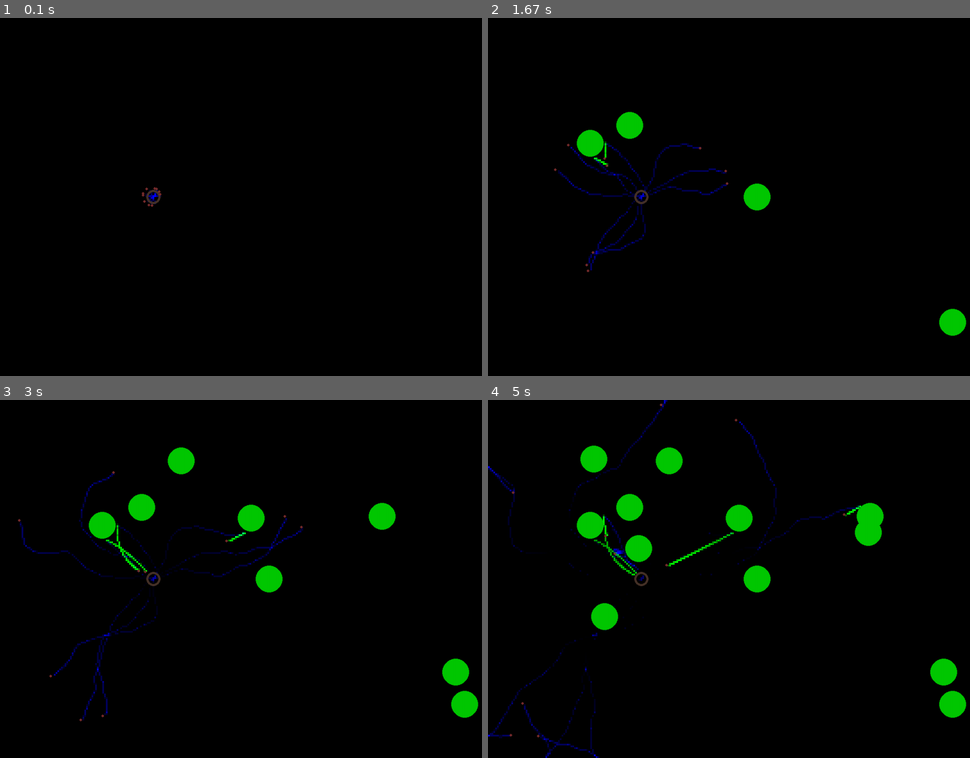
Above: before the commit, frames 1-4 (two rows, left to right).
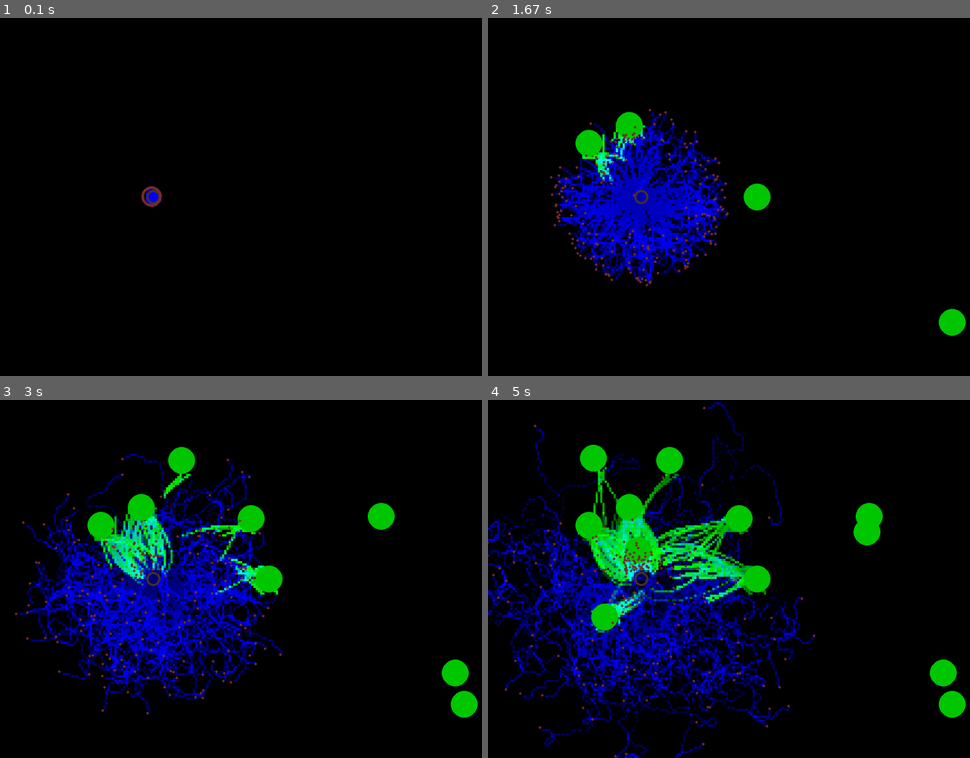
Above: after the commit, the same moments.

Repository: lucasthierry17/Ant_Project
Game: pygame game, started from Phero.py
Two runs of this game, one before a commit and one after it. Both use one fixed random seed, a clock stepped at 60 frames per second and the inputs below.
Inputs (mouse positions are in pixels of both pictures, inside the frame that each line leads up to):
- Up to frame 1 (0.1 s): no input
- Up to frame 2 (1.67 s): click (757, 197) at 0.38 s; click (589, 143) at 0.72 s; click (955, 322) at 1.05 s; click (627, 125) at 1.38 s
- Up to frame 3 (3 s): click (250, 518) at 1.72 s; click (183, 460) at 2.05 s; click (457, 672) at 2.42 s; click (380, 514) at 2.92 s
- Up to frame 4 (5 s): click (594, 457) at 3.25 s; click (603, 618) at 3.75 s; click (637, 550) at 4.32 s; click (868, 532) at 4.65 s

The runs differ from the first frame. In frame 1, 0.1% of the frame differs, in the area x 29-34%, y 47-53%; in frame 2, 9.9%; in frame 3, 17%; in frame 4, 22%, in the area x 0-100%, y 0-100%.

Commit message:
Modifying the ant movement

Diff:
--- a/Phero.py
+++ b/Phero.py
@@ -4,15 +4,18 @@
 import random
 
 WIDTH, HEIGHT = 1200, 800
-num_ants = 10
-PRATIO = 4 # ratio between screen and phero_grid
+max_distance = 0
+num_ants = 200
+PRATIO = 5 # ratio between screen and phero_grid
 nest = (WIDTH // 3.5, HEIGHT // 2)
 VSYNC = True
 SHOWFPS = True
 food_sources = []
-ALPHA = 7
-BETA = 1
-PHERO_THRESH = 5
+ALPHA = 5
+BETA = 0.5
+PHERO_THRESH = 70
+EVAPURATION_RATE = 0.8
+STEPSIZE = 2
 ant_positions_home = np.zeros((num_ants + 1, 2), dtype=int)
 ant_positions_home[-1] = nest
 amnt_food = len(food_sources)
@@ -35,6 +38,7 @@
         self.search_for_food = False
         self.alpha = ALPHA
         self.beta = BETA
+        self.coming_from_food_source = None
         self.backend_pheromones_home = np.full((num_ants+1), 1)
         self.backend_pheromones_home[-1] = 100
         self.backend_pheromones_food = np.full((num_ants+len(food_sources)),0)
@@ -42,138 +46,181 @@
 
 
 
-    def get_pheromone_positions(self):
-        '''
-        Getting the positions on the board where the Pheromon Value is greater than the Threshold.
-        Also getting the actual pheromone value at those Positions
-        '''
-        # Assuming PHERO_THRESH is defined somewhere in your code
-        high_phero = np.argwhere(self.phero.img_array[:, :, 1] > PHERO_THRESH)
-
-        print(f"High Phero:\n{high_phero}")
-        phero_positions = np.array(list(zip(high_phero[:, 0], high_phero[:, 1])))
-        print(f"Phero Positions:\n{phero_positions}")
-
-        high_phero_differences = phero_positions - self.rect.center
-        high_phero_distances = np.linalg.norm(high_phero_differences, axis=1)
-        print(f"Phero Distances:\n{high_phero_distances}")
-
-        # Assuming food_sources is defined somewhere in your code
-        # You might need to adjust the length based on your actual requirements
-        phero_values = high_phero_distances / 10
-        #print(f"Unrounded Distances:\n{1000 / high_phero_distances}")
-
-        # Print or use phero_values as needed
-        print(f"Pheromone Values:\n {phero_values}")
-
-        return phero_positions, phero_values
+    def get_pheromone_positions(self, color='green'):
+
+        # Getting all the positions that are greater than the Pheromone Threshold
+        if color == 'green':
+            high_phero_positions = np.argwhere(self.phero.img_array[:, :, 1] > PHERO_THRESH)
+        elif color == 'blue':
+            high_phero_positions = np.argwhere(self.phero.img_array[:, :, 2] > PHERO_THRESH)
+
+        # Getting the actual values on those positions
+        phero_values = self.phero.img_array[high_phero_positions[:, 0], high_phero_positions[:, 1], 1]
+
+        return high_phero_positions, phero_values
+
+
+    def get_nearest_food_source(self):
+        nearest_food_source = None
+        min_distance_food = float('inf')  # Setze min_distance_food auf unendlich zu Beginn
+
+        # If the ant has no food origin it should follow the nearest food source
+
+        for food_source in food_sources:
+            food_source = np.array(food_source) * PRATIO
+
+            distance_food = np.linalg.norm(food_source - self.rect.center)
+
+            if distance_food < min_distance_food:
+                min_distance_food = distance_food
+                nearest_food_source = food_source
+
+        return nearest_food_source
+
+
+
+    def colony_optimization(self, positions, pheromones, alpha=ALPHA, beta=BETA, divident=3):
+
+        # Getting Differences between the positions and the ant itself
+        differences = positions - self.rect.center
+        #print(f"Positions:\n{positions}")
+        #print(f"Nest:\n{nest}")
+        #print(f"differences:\n{differences}")
+        # Calculation of eta, which contains the actual distance to those positions
+        eta = np.linalg.norm(differences, axis=1)
+        #print(f"eta:\n{eta}")
+        #print(f"pheromones:\n{pheromones}")
+        # Total forr the nominator
+        total = sum((pheromones ** alpha) * (eta ** beta))
+
+        # Calculating the probabilities
+        probabilities = ((pheromones ** alpha) * (eta ** beta)) / total
+        #print(f"probabilities:\n{probabilities}")
+        cumulative_probs = np.cumsum(probabilities)
+        random_value = np.random.rand()
+        selected_position_index = np.searchsorted(cumulative_probs, random_value)
+        direction_vector = differences[selected_position_index] / (eta[selected_position_index] / divident)
+        #print(f"Probs:\n{probabilities}")
+        #print(f"selected_direction_vector: {differences[selected_position_index]}\nThe Position which was given:{positions[selected_position_index]}")
+        return direction_vector
 
 
     def update(self):
+        global max_distance
         scaled_pos = (int(self.x / PRATIO), int(self.y / PRATIO))
+
         # Move the ant
-
-
         if self.has_food: # ant has food
             distance = self.calculate_distance(scaled_pos, ((nest[0] / PRATIO), (nest[1] / PRATIO)))
+            if distance > max_distance:
+                max_distance = distance
+
             if distance < 5: # ant has reached the nest
                 self.has_food = False
-                """
-                elif distance > 30 or self.phero.img_array[scaled_pos][2] < 75:
-                    self.desireDir = pygame.Vector2(nest[0] - self.x, nest[1] - self.y).normalize() # go towards the nest
-
-                    random_angle = random.uniform(-50, 50)
-                    self.desireDir.rotate_ip(random_angle)
-                    # Blend the straight direction with the random direction
-
-                else:
-                    self.desireDir = pygame.Vector2(nest[0] - self.x, nest[1] - self.y).normalize() # go towards the nest
-                """
-            else:
-
-                # Calculation of all differences from the ants current position to the others
-                differences = ant_positions_home - self.rect.center
-                #print(f"Alle Richtungsvektoren:\n{differences}")
-
-                # Calculation of the actual distanc
-                eta = np.linalg.norm(differences, axis=1)
-
-                # Total for the nominator:
-                total = sum((self.backend_pheromones_home ** self.alpha) * (eta ** self.beta))
-
-                # Calculating the Probabilities:
-                probs = ((self.backend_pheromones_home ** ALPHA) * (eta ** BETA)) / total
-                #print(f"Wahrscheinlichkeiten: {probs}")
-                # Choosing the next direction according to the calculated probs
-                cumulative_probs = np.cumsum(probs)
-                random_value = np.random.rand() # Random Value between 0 and 1
-                selected_position_index = np.searchsorted(cumulative_probs, random_value)
-                #print(f"Ausgesuchte Position: {selected_position_index}")
-                # Richtungsvektor wird ausgesucht und durch den eigenen halbierten Betrag des Richtungsvektors dividiert
-                direction_vector = differences[selected_position_index] / (eta[selected_position_index] / 3)
-
-                # Checking for negative Values:
-
-                #print(f"Direction Vector: {direction_vector}")
-                #print(f"Der Punkt zuvor: ({self.x}, {self.y})")
+
+            elif self.phero.img_array[scaled_pos[0] % self.phero.img_array.shape[0], scaled_pos[1] % self.phero.img_array.shape[1]][2] > 10 or self.has_food:
+
+                pheromone_position, pheromone_values = self.get_pheromone_positions(color='blue')
+                pheromone_position = pheromone_position * PRATIO
+
+                # Sobald die Distanz zum Pheromon groß genug ist wird self.searcg_for_food auf False gesetztt:
+                min_distance_phero = 0
+                distances_phero = pheromone_position - self.rect.center
+                distances_phero = np.linalg.norm(distances_phero, axis=0)
+
+                indices =  np.where(distances_phero < 10)
+                pheromone_position = pheromone_position[indices]
+                pheromone_values = pheromone_values[indices]
+                #print(f"Pheromon Werte bevorr nest:\n{pheromone_values}")
+
+                pheromone_position = np.append(pheromone_position, [np.array(nest)], axis=0)
+                pheromone_values = np.append(pheromone_values, 1000)
+                direction_vector = self.colony_optimization(pheromone_position, pheromone_values)
+
                 self.x += direction_vector[0]
                 self.y += direction_vector[1]
-                #print(f"Der neue Punkt: ({self.x}, {self.y})")
-                self.phero.img_array[scaled_pos] += (0, 100, 0) # update pheromones
+
+                #self.phero.img_array[scaled_pos] += (0, 100, 0) # update pheromones
+            pheromone_value = 255 * (distance / max_distance)
+            if pheromone_value > 255:
+                pheromone_value = 255
+            self.phero.img_array[scaled_pos] += (0, pheromone_value, 0)
 
 
         else: # ant has no food
+
             if food_sources:
                 for i,food in enumerate(food_sources):
                     distance = self.calculate_distance(scaled_pos, food)
 
-                    if distance < 9: # reaches the food source
+                    if distance < 7: # reaches the food source
                         self.has_food = True
+                        self.coming_from_food_source = self.get_nearest_food_source()
+                        food = self.coming_from_food_source / PRATIO
+
+                        self.search_for_food = False
                         break
 
 
-                    elif self.phero.img_array[scaled_pos][1] > 20: # smells and goes to the food
+                    elif self.phero.img_array[scaled_pos[0] % self.phero.img_array.shape[0], scaled_pos[1] % self.phero.img_array.shape[1]][1] > 10 or self.search_for_food: # smells and goes to the food
+
                         #self.desireDir = pygame.Vector2(food[0] - scaled_pos[0], food[1] - scaled_pos[1])
                         food_index = i + amnt_food
+                        self.search_for_food = True
 
                         pheromone_position, pheromone_values = self.get_pheromone_positions()
-                        pheromone_position[food_index] = np.array(food) * PRATIO
-                        distance_ant_food = np.linalg.norm(self.rect.center - (np.array(food)) * PRATIO)
-                        print(f"Distance_ant_food:\n{distance_ant_food}")
-
-                        if distance_ant_food < 50:
-                            pheromone_values[food_index] = 0
+                        pheromone_position = pheromone_position * PRATIO
+
+                        # Sobald die Distanz zum Pheromon groß genug ist wird self.searcg_for_food auf False gesetztt:
+                        min_distance_phero = 0
+                        distances_phero = pheromone_position - self.rect.center
+                        distances_phero = np.linalg.norm(distances_phero, axis=1)
+
+                        indices =  np.where(distances_phero < 100)
+                        pheromone_position = pheromone_position[indices]
+                        pheromone_values = pheromone_values[indices]
+                        #print(f"Distances_phero: {distances_phero}")
+
+                        min_distance_phero = np.min(distances_phero)
+                        if min_distance_phero > 10:
+                            self.search_for_food = False
+                            self.coming_from_food_source = None
+
+                        # Looking for the nearest food_source:
+
+                        #print(f"self.coming_from_food_source: {self.coming_from_food_source}")
+                        nearest_food_source = None
+                        # If the ant has no food origin it should follow the nearest food source
+                        if not np.any(self.coming_from_food_source):
+                            nearest_food_source = self.get_nearest_food_source()
+                            pheromone_position = np.append(pheromone_position, [np.array(nearest_food_source)], axis=0)
+                            #print(f"Pheromone_position:\n{pheromone_position}\n food_position: {nearest_food_source}")
+                            pheromone_values = np.append(pheromone_values, 10000)
+                            #print(f"Pheromone_value:\n{pheromone_values}"
+                            direction_vector = self.colony_optimization(positions=pheromone_position, pheromones=pheromone_values, divident=1)
+
+                        elif np.any(self.coming_from_food_source):
+                            pheromone_position = np.append(pheromone_position, [np.array(self.coming_from_food_source)], axis=0)
+                            #print(f"Pheromone_position:\n{pheromone_position}\n food_position: {nearest_food_source}")
+                            pheromone_values = np.append(pheromone_values, 10000)
+                            #print(f"Pheromone_value:\n{pheromone_values}"
+                            direction_vector = self.colony_optimization(positions=pheromone_position, pheromones=pheromone_values, divident=1)
+
                         else:
-                            pheromone_values[food_index] = 100000000 / distance_ant_food
-                        differences = pheromone_position - self.rect.center
-                        # Calculation of the actual distanc
-                        eta = np.linalg.norm(differences, axis=1)
-                        print(f"eta: {eta}\n{eta.shape}")
-                        #print(f"Eta:\n{eta}\n{eta.shape}")
-                        #print(f"Eta:\n{eta}")
-                        print(f"Pheromone_values:{pheromone_values}\n{pheromone_values.shape}")
-
-                        # Total for the nominator:
-                        total = sum((pheromone_values ** self.alpha) * (eta ** self.beta))
-
-                        # Calculating the Probabilities:
-                        probs = ((pheromone_values ** ALPHA) * (eta ** BETA)) / total
-                        #print(f"Wahrscheinlichkeiten: {probs}")
-                        #print(f"Wahrscheinlichkeiten: {probs}")
-                        # Choosing the next direction according to the calculated probs
-                        cumulative_probs = np.cumsum(probs)
-                        random_value = np.random.rand() # Random Value between 0 and 1
-                        selected_position_index = np.searchsorted(cumulative_probs, random_value)
-                        #print(f"Ausgesuchte Position: {selected_position_index}")
-                        # Richtungsvektor wird ausgesucht und durch den eigenen halbierten Betrag des Richtungsvektors dividiert
-                        direction_vector = differences[selected_position_index] / (eta[selected_position_index] / 2)
-
-                        # Checking for negative Values:
+                            pheromone_position = np.append(pheromone_position, [np.array(nearest_food_source)], axis=0)
+                            #print(f"Pheromone_position:\n{pheromone_position}\n food_position: {nearest_food_source}")
+                            pheromone_values = np.append(pheromone_values, 10000)
+                            #print(f"Pheromone_value:\n{pheromone_values}"
+                            direction_vector = self.colony_optimization(positions=pheromone_position, pheromones=pheromone_values, divident=1)
 
 
                         self.x += direction_vector[0]
                         self.y += direction_vector[1]
-
+                    else:
+                        angle_change = random.uniform(*self.angle_range)
+                        self.desireDir = self.desireDir.rotate(angle_change).normalize()
+                        #print(f"food_array: {food_array}\nhome_array: {home_array}")
+                        # Update pheromones
 
             # Move randomly if no food source is found
 
@@ -183,15 +230,16 @@
             # Update pheromones
             self.phero.img_array[scaled_pos] += (0, 0, 50)
 
-        self.x += self.desireDir[0] * 2
-        self.y += self.desireDir[1] * 2
-
+        self.x += self.desireDir[0] * STEPSIZE
+        self.y += self.desireDir[1] * STEPSIZE
+        if not food_sources:
+            self.search_for_food = False
         # Check for collisions with screen boundaries
         if not pygame.Rect(0, 0, WIDTH, HEIGHT).collidepoint(self.x, self.y):
             # Bounce back if the ant goes out of the screen
             self.desireDir *= -1
-            self.x += self.desireDir[0] * 2
-            self.y += self.desireDir[1] * 2
+            self.x += self.desireDir[0] * STEPSIZE
+            self.y += self.desireDir[1] * STEPSIZE
 
         self.rect.center = (self.x, self.y)
 
@@ -210,7 +258,7 @@
 
 
     def update(self):
-        self.img_array -= 0.5  # Evaporation rate
+        self.img_array -= EVAPURATION_RATE
         self.img_array = self.img_array.clip(0, 255) # clip to color range
         pygame.surfarray.blit_array(self.image, self.img_array)
         return self.image
